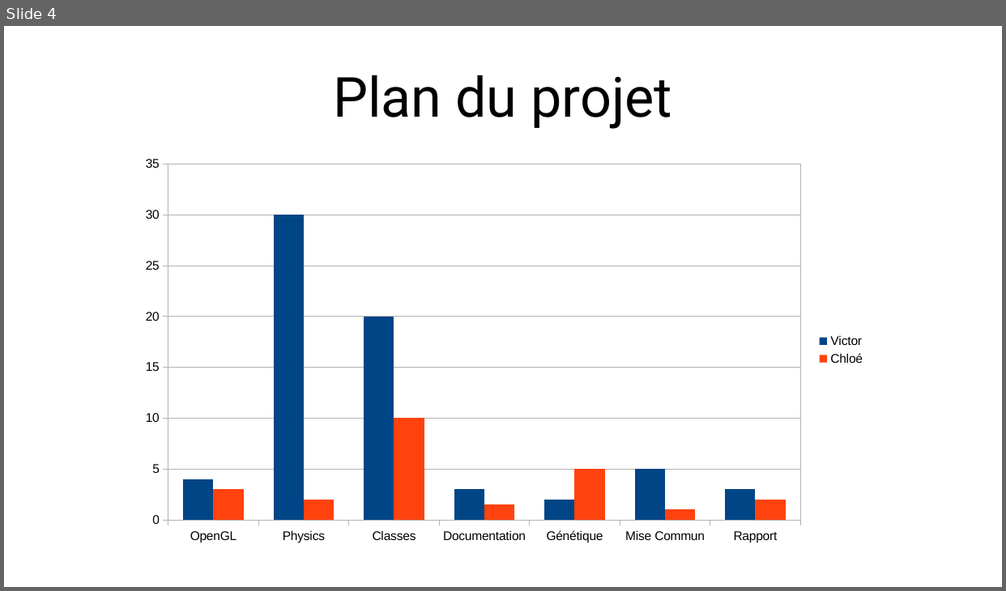
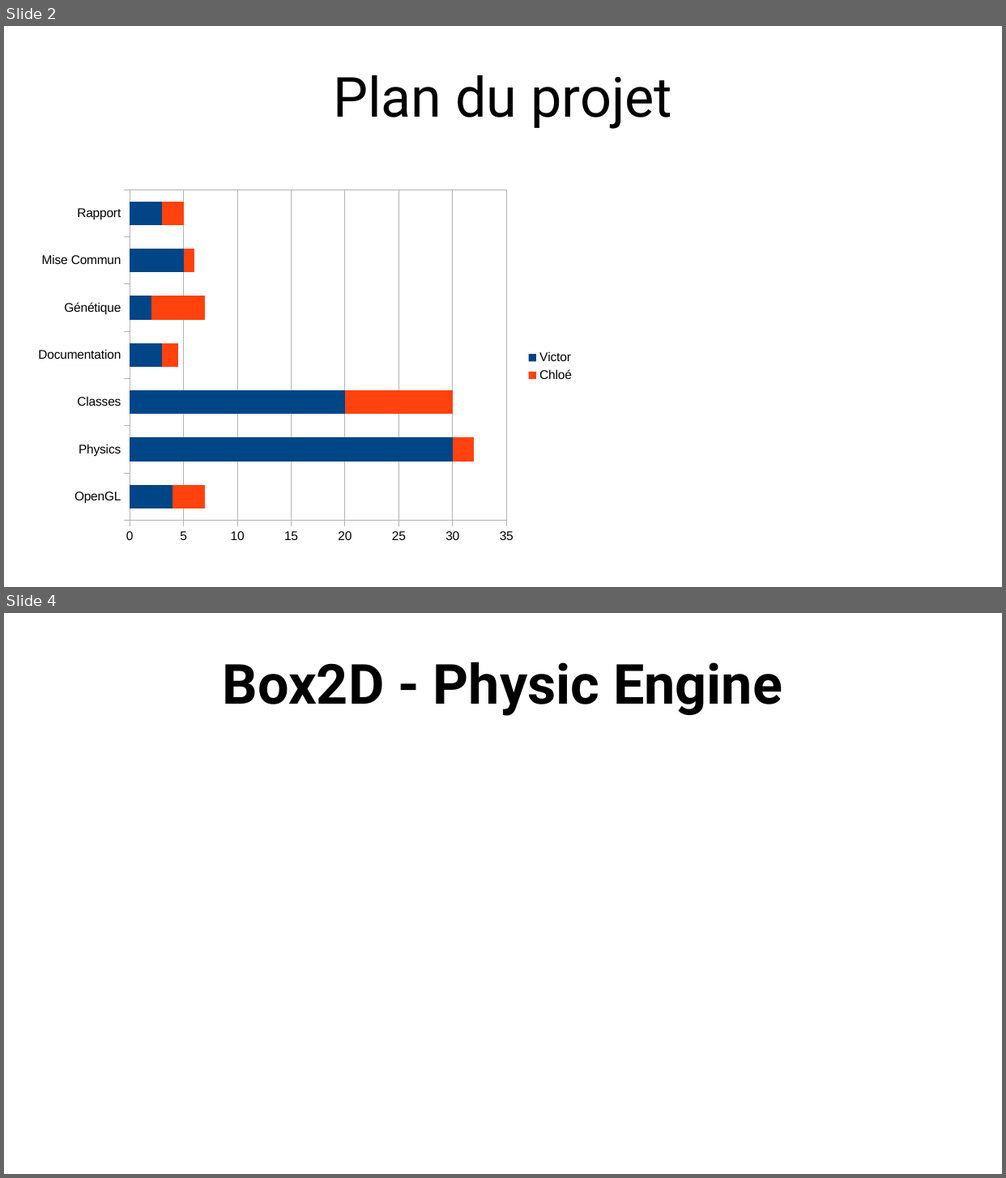
Before and after one commit to vicco-rgb/MoustikGenetik, a slide deck: presentation.odp. Shown one above the other, each under a label of ours: slide 4 before the commit, slides 2 and 4 after it; the slides between them are not shown. The pictures are 1006x591 and 1006x1178 pixels, drawn with LibreOffice and Linux fonts; fonts in the diff are those of the drawing. Boxes give left, top, right and bottom in pixels: in the first picture for what was removed or moved away, otherwise in the second. Text is boxed around its words. In the diff, an @@ line names an element or a change of style, - is before the commit and + after.

```diff
--- a/presentation.odp
+++ b/presentation.odp
@@ slide 4 added at box(4, 613, 1002, 1174), background #FFFFFF @@
@@ title added at box(223, 662, 782, 716), 44 pt, text #000000, bold @@
+Box2D - Physic Engine
@@ what was slide 4 is now slide 2 @@
@@ slide 2 changed as well @@
@@ column chart at box(27, 182, 583, 551) @@
@@ column chart to bar stacked chart @@
@@ Chloé, Documentation: 1.5 to 2 @@
@@ bar spacing changed @@
@@ bar stacked chart: place and size @@
-bar stacked chart at box(131, 149, 874, 551)
+bar stacked chart at box(27, 182, 583, 551)
```
Also in this commit, not shown: 1 other slide changed, 2 other slides added, 2 slides removed, 10 other files.
